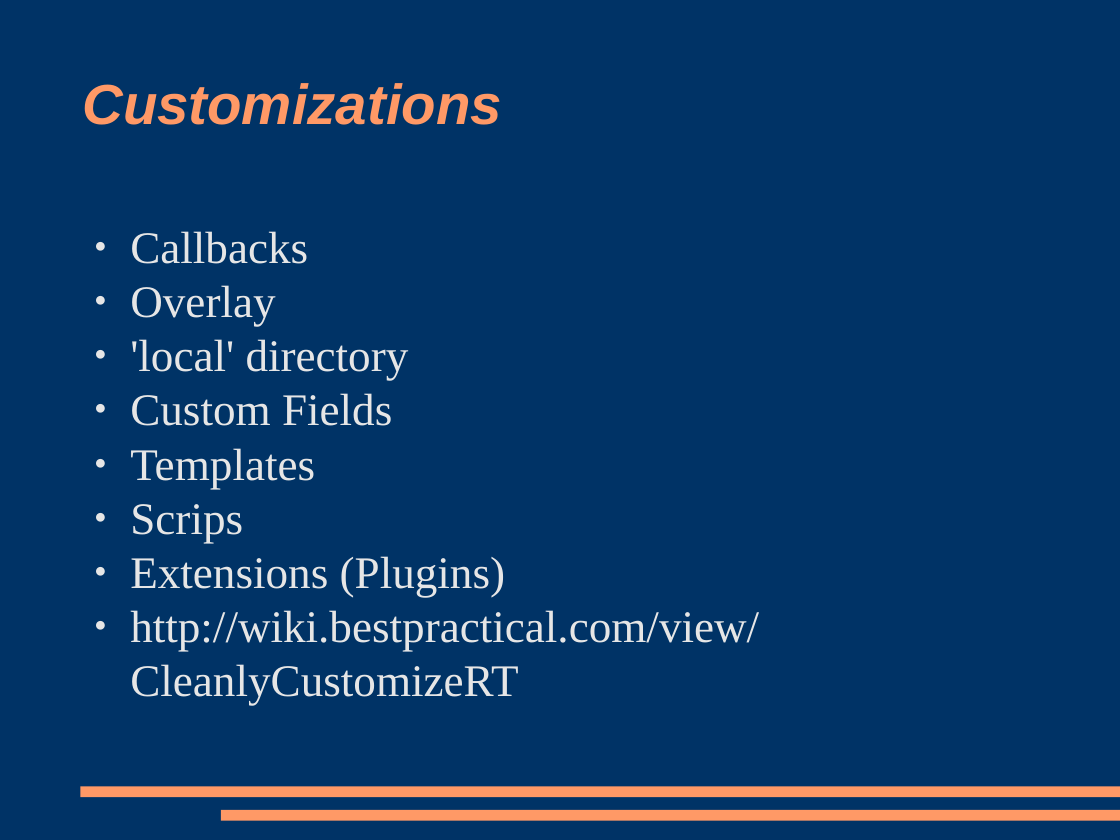
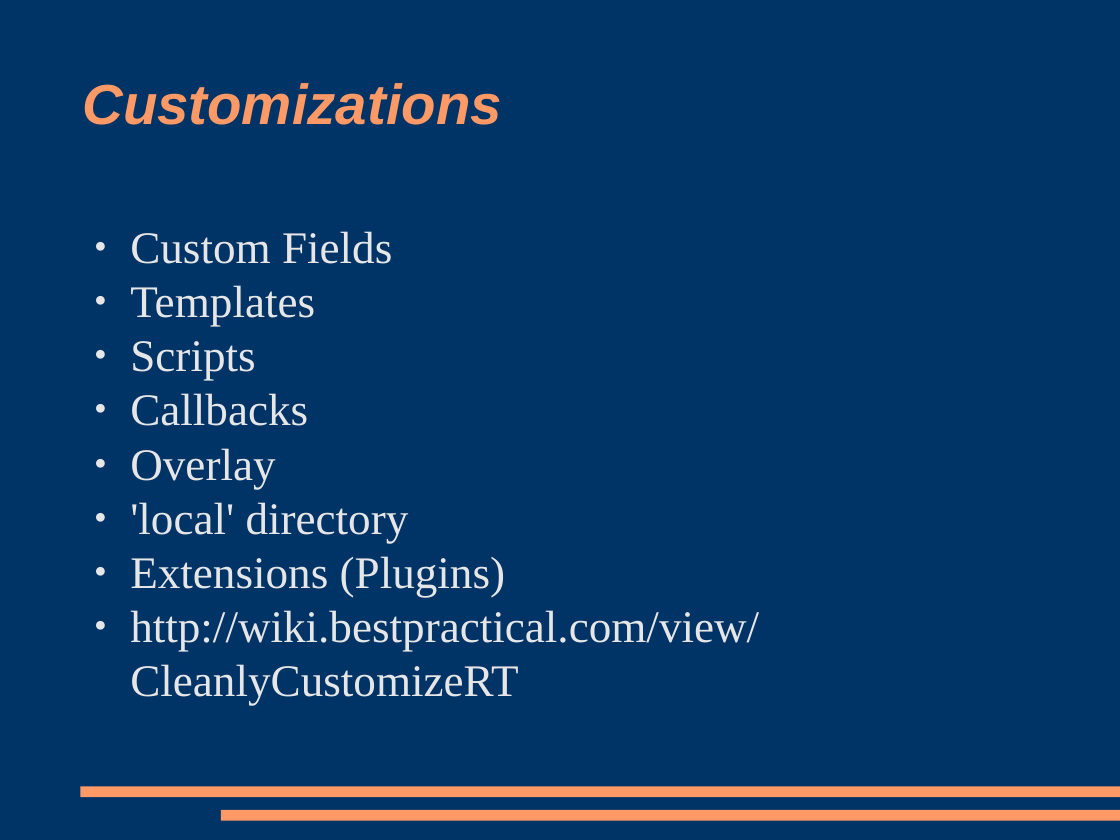
Before and after one commit to racke/Presentations, a slide deck: slide 5 of yapc2009/rt38.odp. Drawn at 1120x840 pixels with LibreOffice and Linux fonts; fonts in the diff are those of the drawing. Boxes give left, top, right and bottom in pixels: in the first picture for what was removed or moved away, otherwise in the second. Text is boxed around its words. In the diff, an @@ line names an element or a change of style, - is before the commit and + after.

```diff
--- a/yapc2009/rt38.odp
+++ b/yapc2009/rt38.odp
@@ text at box(130, 231, 392, 380): paragraphs added @@
+● Custom Fields
+● Templates
+● Scripts
@@ text at box(130, 393, 392, 543): paragraphs removed @@
-● Custom Fields
-● Templates
-● Scrips
```
Also in this commit, not shown: 11 other slides changed, 7 slides added, 4 slides removed.
